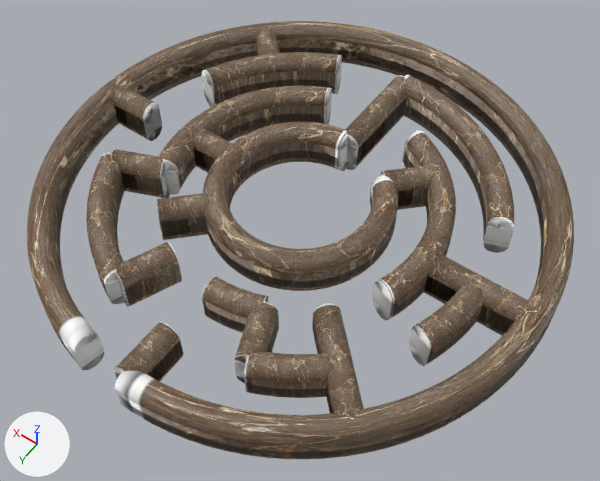
Before and after pictures for a commit that changed the FBX model resources/mazes/lvl1_maze.fbx.
Both versions are drawn from a 50 mm camera at (-6.56, 2.62, 12.94) aimed at (-0.56, -5.79, -0.28). The axes (+X, +Y, +Z) are drawn at lower left. The lights are the same throughout. Where no turn or scale is listed for an object, it has been applied to the vertices. Vertices at the same position are counted once.

The older version as bpy lines, for what is in view:
```python
mat_material = principled_material('Material')
mat_material.texture = img_brownmarble_jpg
me_curve_001 = bpy.data.meshes.new('Curve.001')
me_curve_001.from_pydata(...)  # 31822 vertices, 31832 faces; spans x -0.04..10.62, y -10.62..0.04, z -0.5..0.5
me_curve_001.materials.append(mat_material)  # picture img_brownmarble_jpg
ob_curve_012 = bpy.data.objects.new('Curve.012', me_curve_001)
ob_curve_012.location = (-5.5, -1.0, 0.2)
```
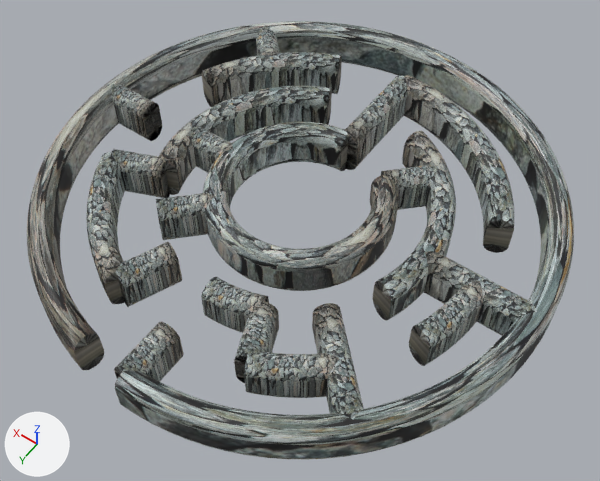
Edits to the scene script, one JSON object a line:
```json
{"op": "add", "block": "img_graveltexture_jpg", "code": ["img_graveltexture_jpg = load_image('graveltexture.jpg', 'graveltexture.jpg', 2560, 1920, 'sRGB')"]}
{"op": "set", "path": "mat_material.texture", "old": "img_brownmarble_jpg", "new": "img_graveltexture_jpg"}
{"block": "me_curve_001", "where": "# used by ob_curve_012; location = (-5.5, -1.0, 0.2)"}
{"op": "remove", "block": "me_curve_001", "code": "me_curve_001.from_pydata(...)  # 31822 vertices, 31832 faces; spans x -0.04..10.62, y -10.62..0.04, z -0.5..0.5"}
{"op": "add", "block": "me_curve_001", "code": "me_curve_001.from_pydata(...)  # 17930 vertices, 16928 faces; spans x -0.04..10.62, y -10.62..0.04, z -0.5..0.5"}
{"block": "me_curve_001", "change": "me_curve_001 part 1: 13892 vertices removed from x -0.04..10.62, y -10.62..0.03, z -0.23..0.23"}
```

Location of each change, (x1, y1, x2, y2) in pixels of the pictures (600 x 481 px):
```json
{"object": "Curve.012", "change": "surface changed", "before": [27, 21, 574, 459], "after": [27, 21, 574, 459], "on screen": "brown to grey"}
{"part": 1, "of": "me_curve_001", "change": "deleted", "before": [42, 39, 558, 458], "on screen": "brown"}
```
